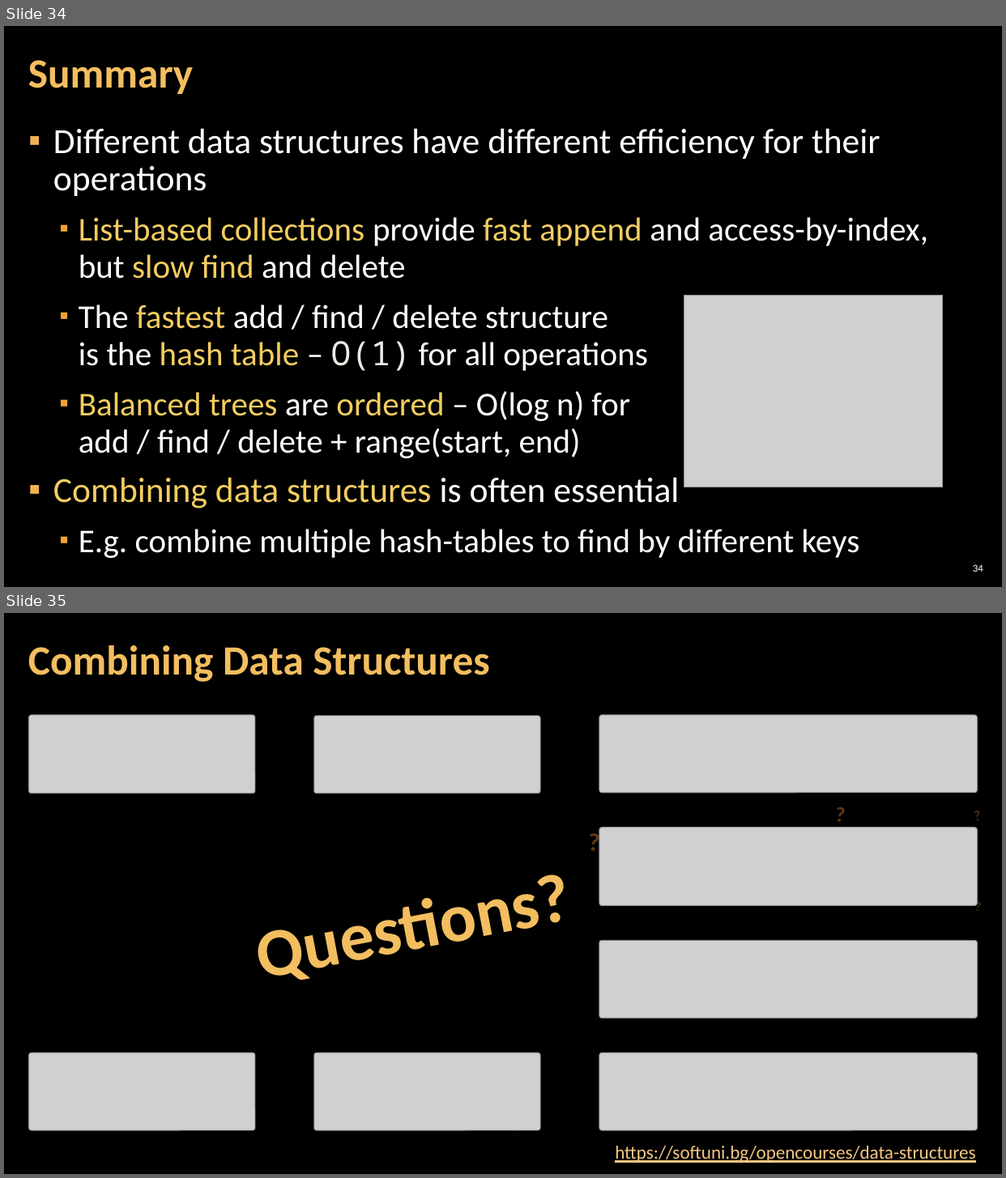
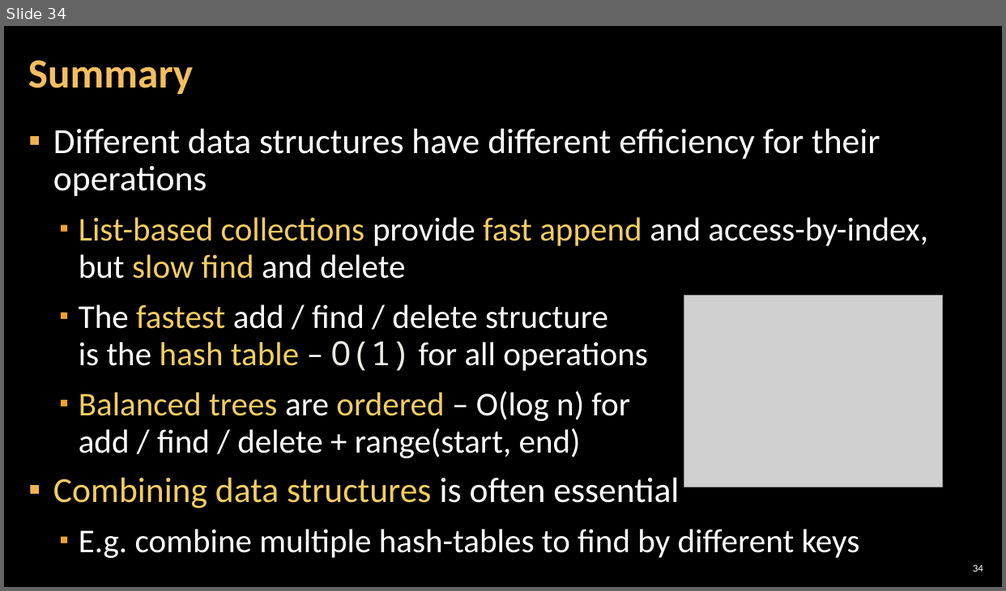
Before and after one commit to astambi/Data-Structures, a slide deck: 00-Resources/11. Data-Structures-Combining-Data-Structures.pptx. Shown one above the other, each under a label of ours: slides 34 and 35 before the commit, slide 34 after it. The pictures are 1006x1178 and 1006x591 pixels, drawn with LibreOffice and Linux fonts; fonts in the diff are those of the drawing; grey boxes stand for pictures; background and template pictures are left out. Boxes give left, top, right and bottom in pixels: in the first picture for what was removed or moved away, otherwise in the second. Text is boxed around its words. In the diff, an @@ line names an element or a change of style, - is before the commit and + after.

```diff
--- a/00-Resources/11. Data-Structures-Combining-Data-Structures.pptx
+++ b/00-Resources/11. Data-Structures-Combining-Data-Structures.pptx
@@ slide 35 removed at [4,613,1002,1174], background picture (left out) @@
@@ title removed at [28,645,489,682] @@
-Combining Data Structures
@@ picture removed at [28,715,255,794] @@
@@ picture removed at [314,716,540,794] @@
@@ picture removed at [599,715,978,793] @@
@@ text removed at [827,796,854,831] @@
-?
@@ text removed at [964,802,990,830] @@
-?
@@ text removed at [580,822,609,861] @@
-?
@@ picture removed at [599,828,978,906] @@
@@ text removed at [223,850,603,996] @@
-Questions?
@@ text removed at [966,894,991,919] @@
-?
@@ picture removed at [599,941,978,1019] @@
@@ text removed at [751,941,780,975] @@
-?
@@ text removed at [946,996,967,1019] @@
-?
@@ picture removed at [28,1053,255,1131] @@
@@ picture removed at [314,1053,540,1131] @@
@@ picture removed at [599,1053,978,1131] @@
@@ text removed at [501,1111,526,1140] @@
-?
@@ text removed at [615,1146,975,1163] @@
-https://softuni.bg/opencourses/data-structures
```
Also in this commit, not shown: 2 other slides removed.
